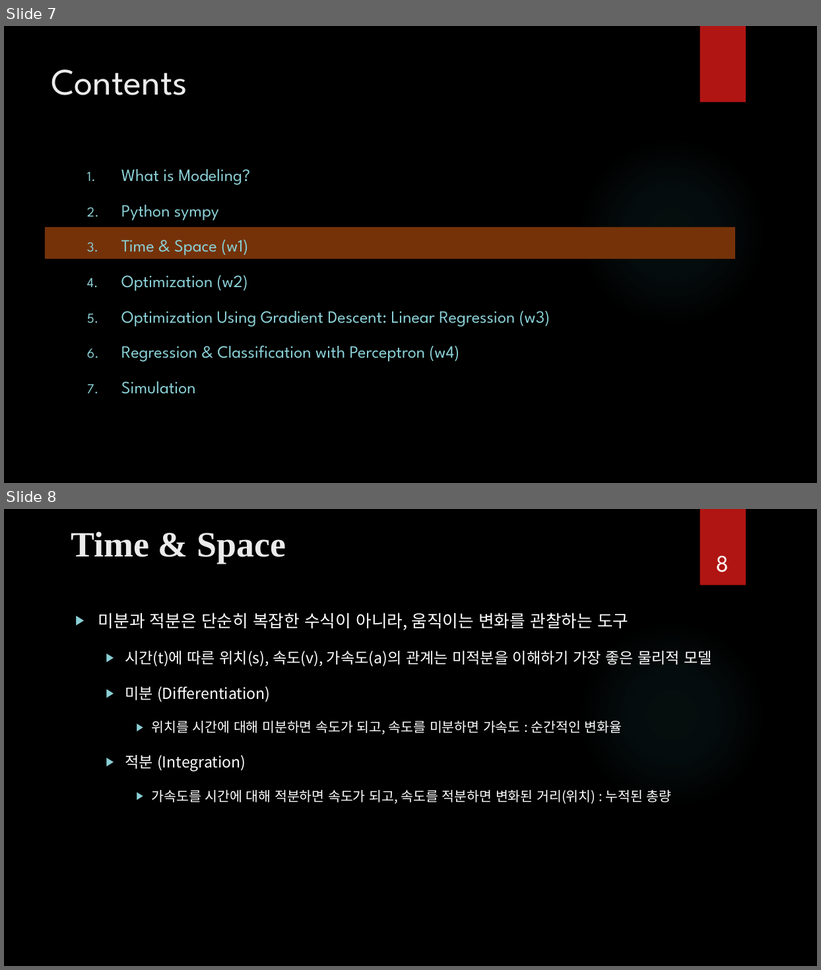
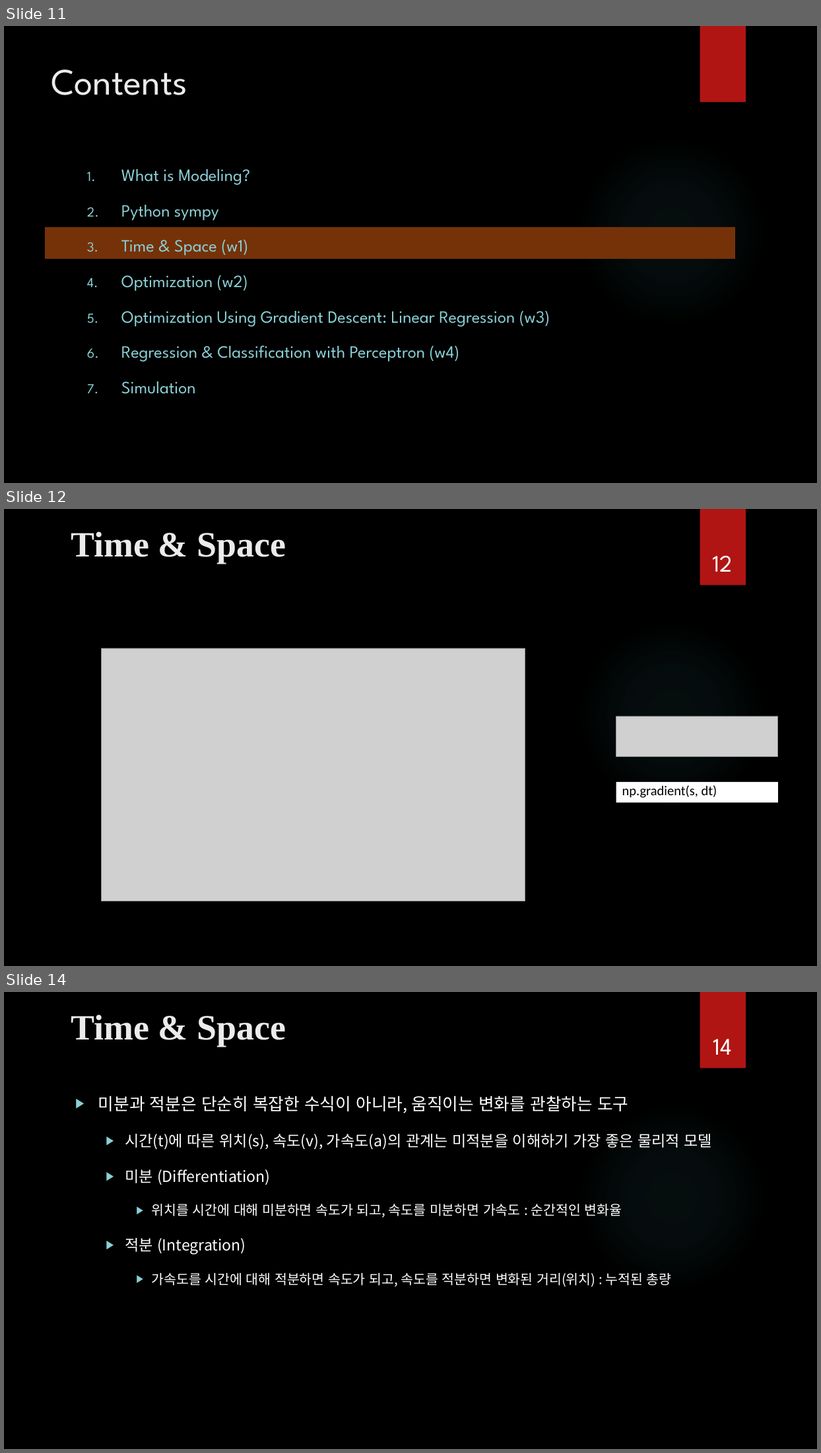
Before and after one commit to ancestor9/mathematics-for-machine-learning, a slide deck: Calculus/Calculus.pptx. Shown one above the other, each under a label of ours: slides 7 and 8 before the commit, slides 11, 12 and 14 after it; the slides between them are not shown. The pictures are 821x970 and 821x1453 pixels, drawn with LibreOffice and Linux fonts; fonts in the diff are those of the drawing; grey boxes stand for pictures; background and template pictures are left out. Boxes give left, top, right and bottom in pixels: in the first picture for what was removed or moved away, otherwise in the second. Text is boxed around its words. In the diff, an @@ line names an element or a change of style, - is before the commit and + after.

```diff
--- a/Calculus/Calculus.pptx
+++ b/Calculus/Calculus.pptx
@@ slide 12 added at (4,509,817,966), background picture (left out); not listed: 2 template elements that a slide beside it also shows @@
@@ title added at (71,531,286,564), 42 pt, text #EBEBEB, bold @@
+Time & Space
@@ page number added at (712,556,732,572), 28 pt, text #FFFFFF @@
+12
@@ picture added at (101,648,525,901) @@
@@ picture added at (616,716,779,757) @@
@@ rectangle added at (616,782,779,803), fill #FFFFFF, 16 pt, text #000000 @@
+np.gradient(s, dt)
@@ what was slide 7 is now slide 11 @@
@@ what was slide 8 is now slide 14 @@
@@ page number at (713,1039,731,1055): text changed @@
-8
+14
```
Also in this commit, not shown: 5 other slides added.
